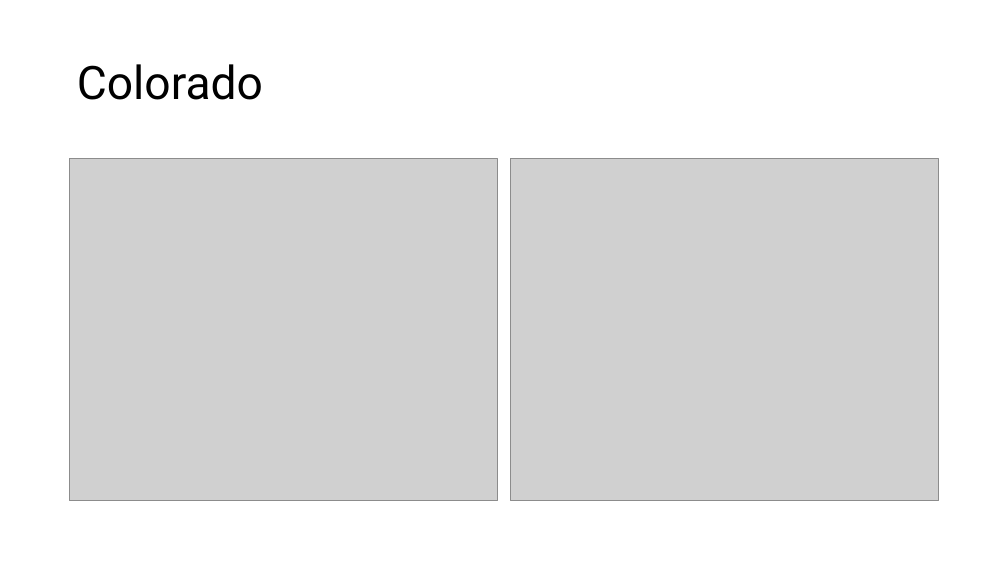
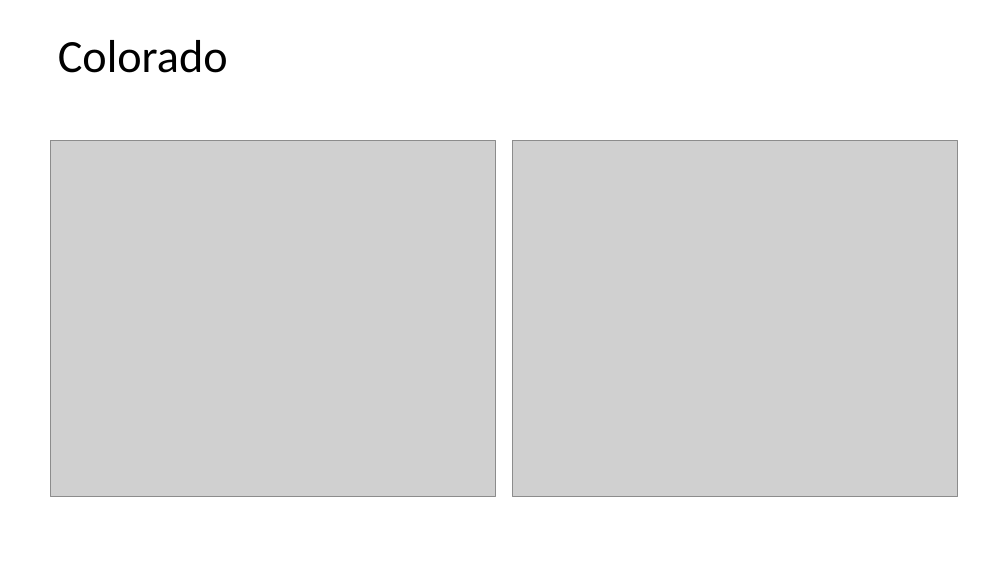
Before and after one commit to jeffrenz/Power-Point-Generation-Using-R, a slide deck: slide 3 of Validate_template.pptx. Drawn at 1008x567 pixels with LibreOffice and Linux fonts; fonts in the diff are those of the drawing; grey boxes stand for pictures; background and template pictures are left out. Boxes give left, top, right and bottom in pixels: in the first picture for what was removed or moved away, otherwise in the second. Text is boxed around its words. In the diff, an @@ line names an element or a change of style, - is before the commit and + after.

```diff
--- a/Validate_template.pptx
+++ b/Validate_template.pptx
@@ title "Colorado": place and size @@
-title "Colorado" at box(77, 64, 263, 100)
+title "Colorado" at box(58, 40, 228, 73)
@@ title "Colorado" at box(58, 40, 228, 73): font Roboto to Calibri; line spacing 0.9 to 1; vertical alignment middle to top @@
@@ picture: place and size @@
-picture at box(70, 159, 498, 501)
+picture at box(51, 141, 496, 497)
@@ picture: place and size @@
-picture at box(510, 159, 939, 501)
+picture at box(513, 141, 958, 497)
```
Also in this commit, not shown: 3 other slides changed, 6 other files.
